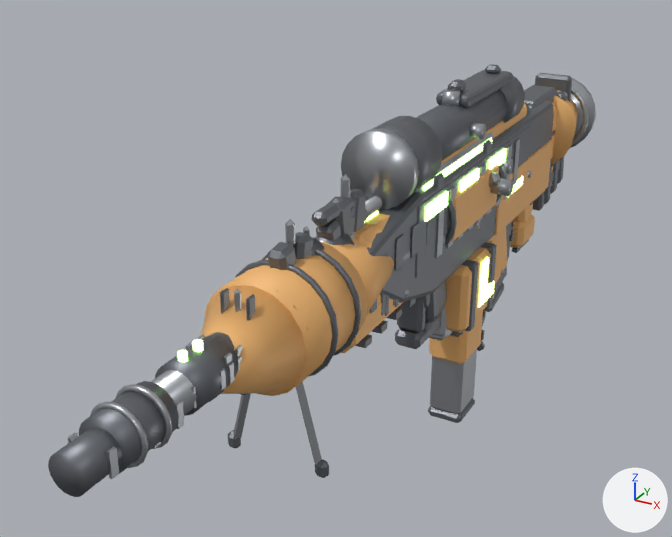
Before and after pictures for a commit that changed the glTF model public/weapons_authored.glb.
The view is the same before and after, from a 50 mm lens placed at (0.487, -1.25, 0.561), pointed at (-0.105, -0.174, 0.022). Every picture has the same lights, and +X, +Y and +Z are marked at lower right. The first picture is the older version. Vertices at exactly the same position are counted once.

The scene before the commit, as lines of its bpy script (objects in view):
```python
me_cube_316 = bpy.data.meshes.new('Cube.316')
me_cube_316.from_pydata(...)  # 1220 vertices, 2220 faces; spans x -0.038..0.042, y -0.649..0.506, z -0.213..0.174
# faces by material slot: [1020, 848, 176, 176]
me_cube_316.materials.append(mat_dark_metal)  # grey #6f7379
me_cube_316.materials.append(mat_metal)  # grey #b3b6bc
me_cube_316.materials.append(mat_energy)  # green #59bc7c, glowing green #bcff89
me_cube_316.materials.append(mat_body)  # orange #edb56f
me_cylinder_049 = bpy.data.meshes.new('Cylinder.049')
me_cylinder_049.from_pydata(...)  # 1617 vertices, 3150 faces; spans x -0.073..0.073, y -0.684..0.547, z -0.038..0.178
# faces by material slot: [1560, 1244, 346]
me_cylinder_049.materials.append(mat_dark_metal)  # grey #6f7379
me_cylinder_049.materials.append(mat_metal)  # grey #b3b6bc
me_cylinder_049.materials.append(mat_body)  # orange #edb56f
me_profile = bpy.data.meshes.new('profile')
me_profile.from_pydata(...)  # 1324 vertices, 2500 faces; spans x -0.044..0.047, y -0.398..0.374, z -0.09..0.273
# faces by material slot: [1636, 476, 344, 44]
me_profile.materials.append(mat_dark_metal)  # grey #6f7379
me_profile.materials.append(mat_body)  # orange #edb56f
me_profile.materials.append(mat_metal)  # grey #b3b6bc
me_profile.materials.append(mat_energy)  # green #59bc7c, glowing green #bcff89
ob_weapon_needler = bpy.data.objects.new('weapon_needler', me_profile)
ob_weapon_needler.location = (0.0, 0.0, 0.0)
ob_weapon_rifle = bpy.data.objects.new('weapon_rifle', me_cube_316)
ob_weapon_rifle.location = (0.0, 0.0, 0.0)
ob_weapon_rpg = bpy.data.objects.new('weapon_rpg', me_cylinder_049)
ob_weapon_rpg.location = (0.0, 0.0, 0.0)
# also in view: 'weapon_uzi' at (-0.001, -0.027, -0.049); 'weapon_m16' at (0.002, -0.146, 0.059); 'weapon_dmr' at (0.003, -0.191, 0.057); 'weapon_m4' at (0.003, -0.096, 0.065); 'weapon_boltsniper' at (0.013, -0.135, 0.099)
```
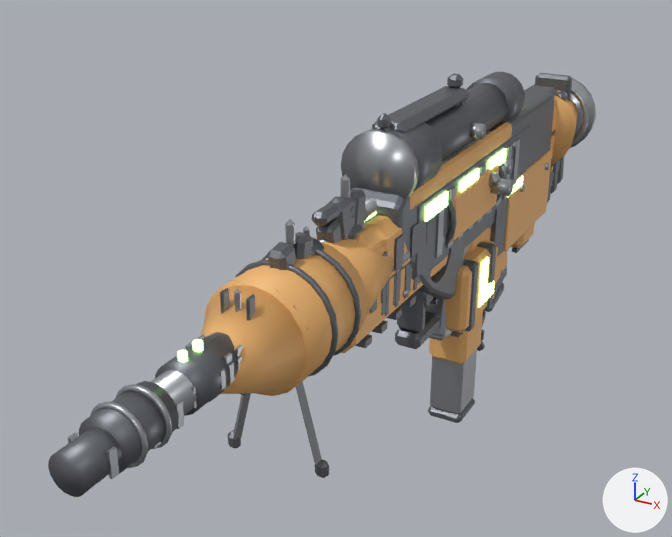
Changed parts and their boxes (x1, y1, x2, y2) in the pictures (672 x 537 px; the box of a moved part takes in the faces that stretch with it):
```json
{"object": "weapon_needler", "change": "reshaped", "before": [315, 64, 554, 332], "after": [348, 74, 554, 299], "on screen": "14% narrower, 16% shorter"}
{"part": 1, "of": "me_profile", "change": "moved or reshaped", "before": [475, 221, 480, 229], "after": [520, 185, 525, 192]}
{"part": 2, "of": "me_profile", "change": "moved or reshaped", "before": [494, 140, 552, 235], "after": [504, 150, 552, 251]}
{"part": 3, "of": "me_profile", "change": "rebuilt", "before": [441, 103, 527, 165], "after": [409, 122, 512, 210], "on screen": "mostly hidden before"}
{"part": 4, "of": "me_profile", "change": "rebuilt", "before": [367, 101, 554, 303], "after": [350, 90, 554, 299]}
{"part": 5, "of": "me_profile", "change": "rebuilt", "before": [350, 216, 375, 239], "after": [348, 224, 363, 240], "on screen": "mostly hidden"}
{"part": 6, "of": "me_profile", "change": "added", "after": [372, 86, 469, 133]}
{"part": 7, "of": "me_profile", "change": "added", "after": [447, 74, 463, 88]}
{"part": 8, "of": "me_profile", "change": "added", "after": [377, 113, 390, 129]}
{"part": 9, "of": "me_profile", "change": "deleted", "before": [315, 64, 529, 332], "on screen": "mostly hidden"}
{"part": 10, "of": "me_profile", "change": "deleted", "before": [448, 79, 466, 92]}
```

Scene script edits in JSON lines:
```json
{"block": "me_profile", "where": "# used by ob_weapon_needler; location = (0.0, 0.0, 0.0)"}
{"op": "remove", "block": "me_profile", "code": "me_profile.from_pydata(...)  # 1324 vertices, 2500 faces; spans x -0.044..0.047, y -0.398..0.374, z -0.09..0.273"}
{"op": "add", "block": "me_profile", "code": "me_profile.from_pydata(...)  # 704 vertices, 1352 faces; spans x -0.044..0.049, y -0.36..0.371, z -0.043..0.283"}
{"block": "me_profile", "change": "me_profile part 1: the loose piece of 40 vertices spanning x 0.037..0.044, y -0.006..0.006, z 0.052..0.064 is moved by (0.004, 0.196, 0.0)"}
{"block": "me_profile", "change": "me_profile part 2: the loose piece of 44 vertices spanning x 0.038..0.044, y 0.087..0.363, z 0.01..0.1 is scaled about its middle by (1, 0.813, 1.34), then moved by (0.0, 0.029, -0.033)"}
{"block": "me_profile", "change": "me_profile part 3: the loose piece of 96 vertices spanning x -0.032..0.032, y -0.189..0.247, z 0.16..0.194 is rebuilt with 56 vertices and now spans x -0.042..0.042, y -0.254..0.138, z 0.155..0.186"}
{"block": "me_profile", "change": "me_profile part 4: the loose piece of 92 vertices spanning x -0.041..0.041, y -0.364..0.374, z 0.006..0.171 is rebuilt with 212 vertices and now spans x -0.041..0.041, y -0.278..0.371, z -0.043..0.186"}
{"block": "me_profile", "change": "me_profile part 5: the loose piece of 40 vertices spanning x -0.017..0.017, y -0.384..-0.283, z 0.128..0.162 is rebuilt with 24 vertices and now spans x -0.017..0.017, y -0.36..-0.322, z 0.129..0.167, in mat_dark_metal (grey #6f7379)"}
{"block": "me_profile", "change": "me_profile part 6: a new loose piece of 24 vertices spanning x -0.022..0.022, y -0.239..-0.007, z 0.246..0.265, in mat_dark_metal (grey #6f7379)"}
{"block": "me_profile", "change": "me_profile part 7: a new loose piece of 24 vertices spanning x -0.01..0.01, y -0.025..-0.004, z 0.262..0.283, in mat_dark_metal (grey #6f7379)"}
{"block": "me_profile", "change": "me_profile part 8: a new loose piece of 24 vertices spanning x -0.007..0.007, y -0.252..-0.235, z 0.257..0.277, in mat_dark_metal (grey #6f7379)"}
{"block": "me_profile", "change": "me_profile part 9: 27 loose pieces with 824 vertices, spanning x -0.032..0.032, y -0.398..0.36, z -0.09..0.268, are deleted"}
{"block": "me_profile", "change": "me_profile part 10"}
{"block": "me_profile", "change": "24 vertices are removed from x -0.01..0.01, y -0.022..0.007, z 0.255..0.273"}
{"block": "me_profile", "change": "44 faces are deleted"}
{"block": "me_profile", "change": "other edits to the shape of me_profile do not show in these pictures"}
```
